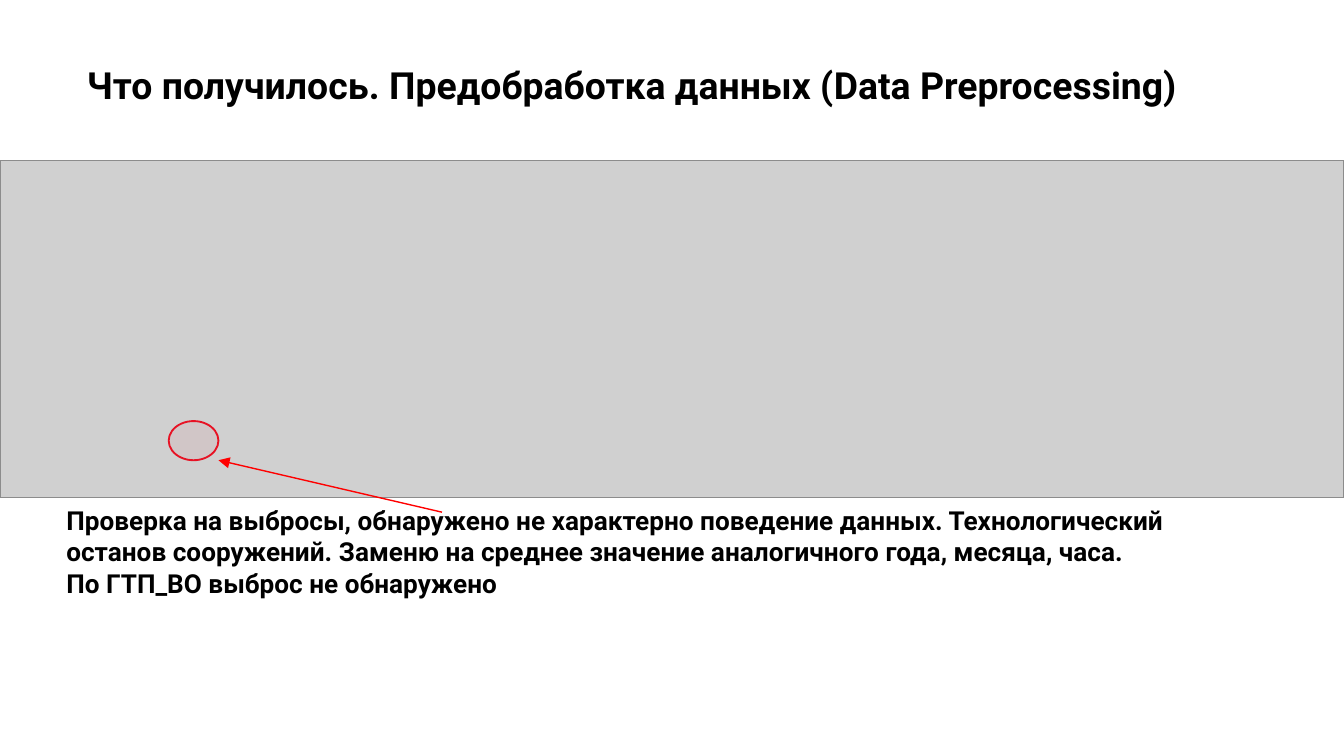
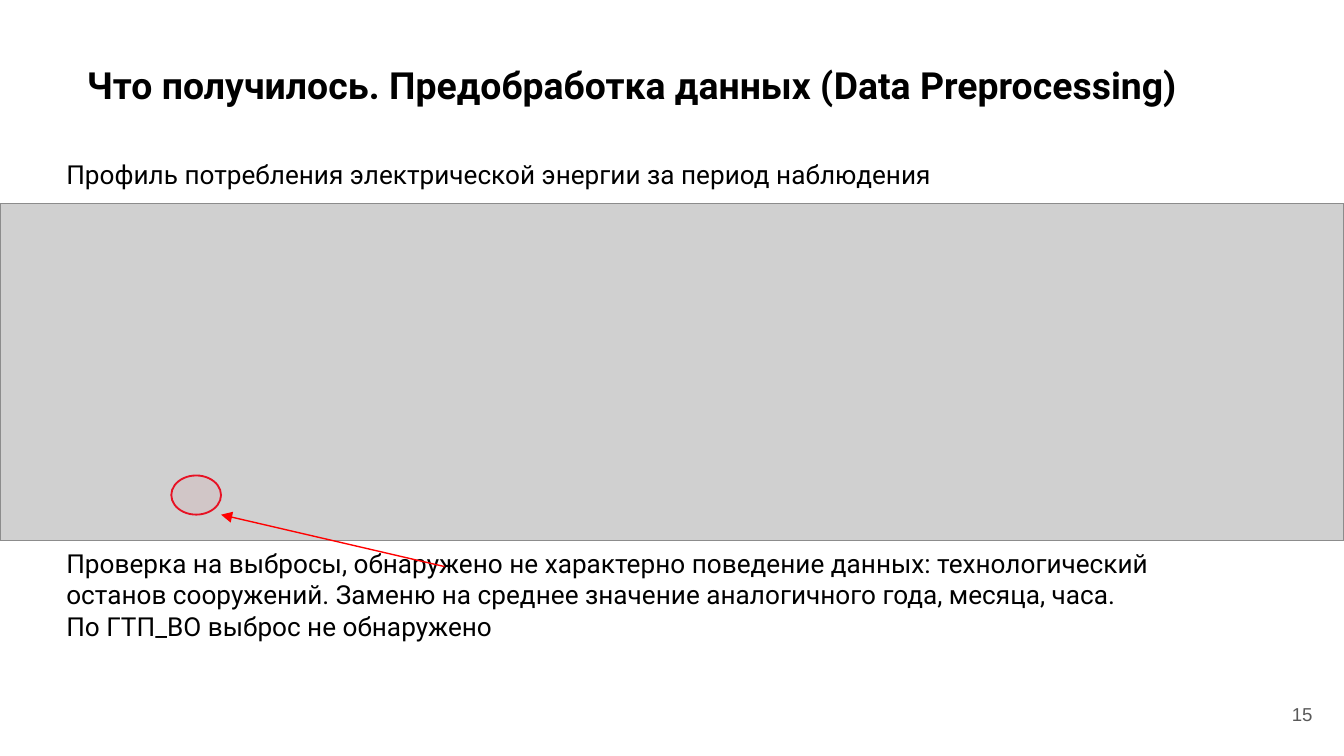
Before and after one commit to smddyakonov/otus_ds_dyakonov, a slide deck: slide 15 of hw-19/Презентация.pptx (slide 11 before the commit). Drawn at 1344x756 pixels with LibreOffice and Linux fonts; fonts in the diff are those of the drawing; grey boxes stand for pictures; background and template pictures are left out. Boxes give left, top, right and bottom in pixels: in the first picture for what was removed or moved away, otherwise in the second. Text is boxed around its words. In the diff, an @@ line names an element or a change of style, - is before the commit and + after.

```diff
--- a/hw-19/Презентация.pptx
+++ b/hw-19/Презентация.pptx
@@ text added at box(66, 164, 930, 190), 14 pt, text #000000 @@
+Профиль потребления электрической энергии за период наблюдения
@@ picture: place and size @@
-picture at box(0, 161, 1344, 499)
+picture at box(0, 204, 1344, 542)
@@ ellipse: place and size @@
-ellipse at box(169, 421, 219, 460)
+ellipse at box(171, 476, 220, 515)
@@ arrow moved from (442, 512) - (219, 460) to (445, 567) - (222, 515) @@
@@ text "Проверка на выбросы, обнаружено не ...": place and size @@
-text "Проверка на выбросы, обнаружено не ..." at box(66, 506, 1163, 599)
+text "Проверка на выбросы, обнаружено не ..." at box(66, 549, 1148, 642)
@@ text at box(66, 549, 1148, 610): text changed; bold off @@
-Проверка на выбросы, обнаружено не характерно поведение данных. Технологический останов сооружений. Заменю на среднее значение аналогичного года, месяца, часа.
+Проверка на выбросы, обнаружено не характерно поведение данных: технологический останов сооружений. Заменю на среднее значение аналогичного года, месяца, часа.
@@ text at box(66, 616, 492, 642): bold off in "По ГТП_ВО выброс не обнаружено" @@
@@ page number added at box(1292, 708, 1313, 721), 10 pt, text #595959 @@
+15
```
Also in this commit, not shown: 16 other slides changed, 7 slides added, 2 other files.
